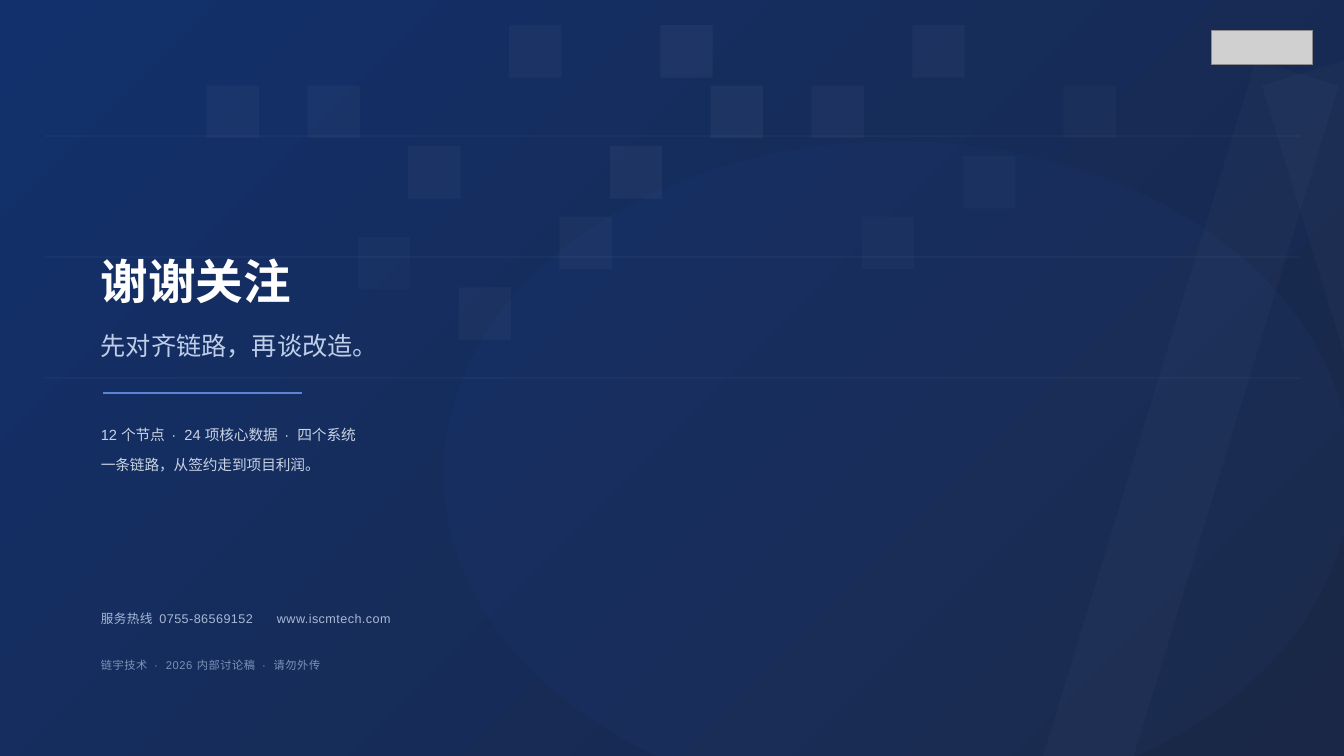
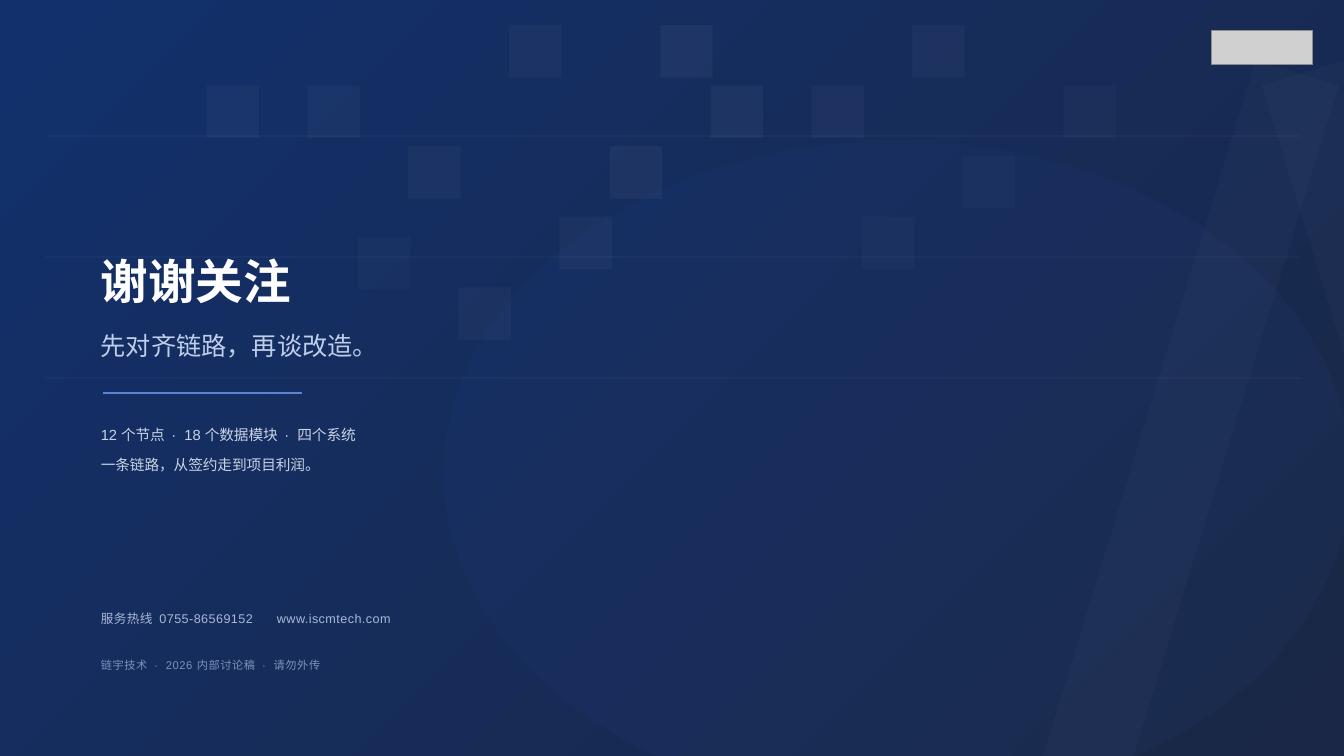
Before and after one commit to 7XDDD/CEOagent, a slide deck: slide 16 of 链宇技术-业务链路与核心数据-大纲版.pptx. Drawn at 1344x756 pixels with LibreOffice and Linux fonts; fonts in the diff are those of the drawing; grey boxes stand for pictures. Boxes give left, top, right and bottom in pixels: in the first picture for what was removed or moved away, otherwise in the second. Text is boxed around its words. In the diff, an @@ line names an element or a change of style, - is before the commit and + after.

```diff
--- a/链宇技术-业务链路与核心数据-大纲版.pptx
+++ b/链宇技术-业务链路与核心数据-大纲版.pptx
@@ text at bbox=[101, 427, 355, 441]: text changed @@
-12 个节点 · 24 项核心数据 · 四个系统
+12 个节点 · 18 个数据模块 · 四个系统
```
Also in this commit, not shown: 3 other slides changed, 1 slide added, 1 slide removed, 3 other files.
